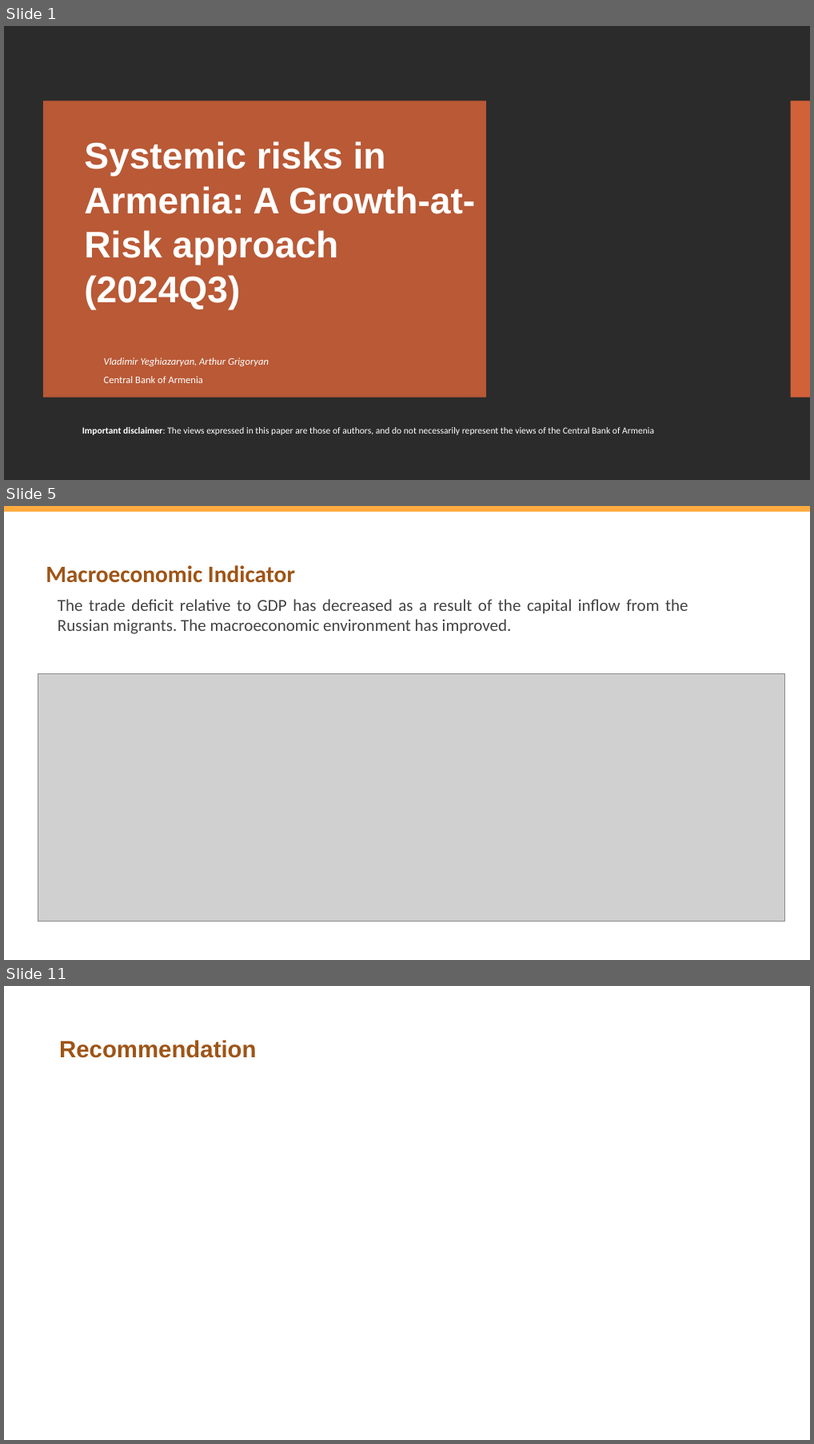
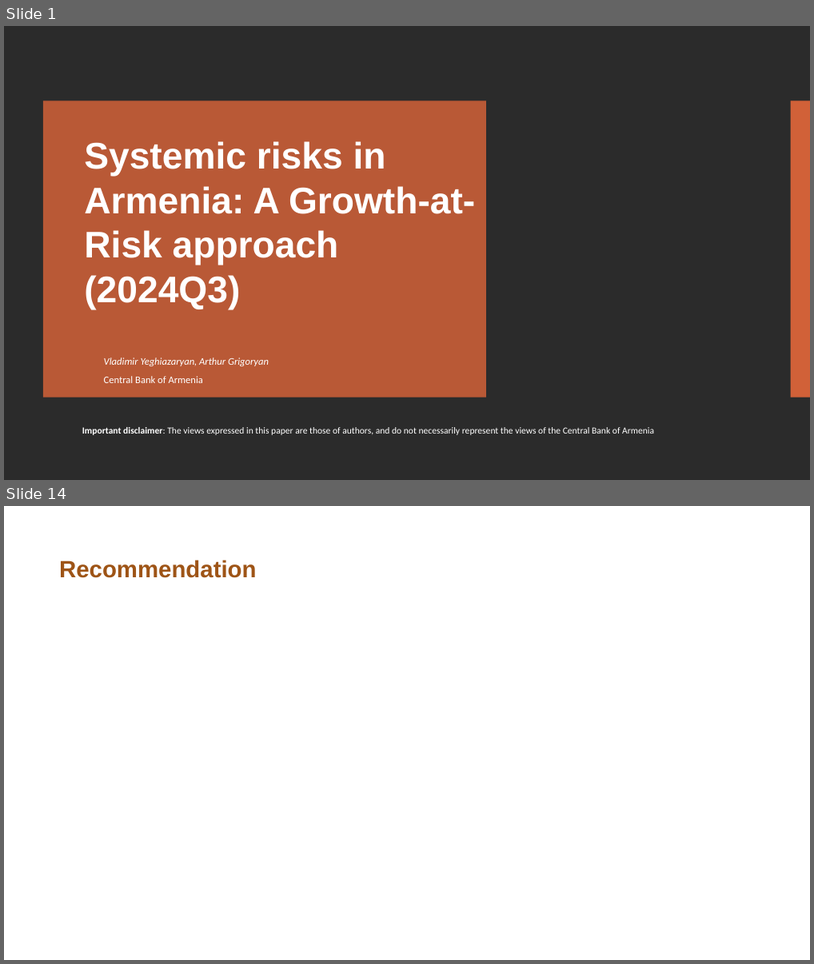
Before and after one commit to vlad-yeghiazaryan/armenian-gar, a slide deck: Presentations/Growth at Risk Armenia periodical 2024Q3.pptx. Shown one above the other, each under a label of ours: slides 1, 5 and 11 before the commit, slides 1 and 14 after it; the slides between them are not shown. The pictures are 814x1444 and 814x964 pixels, drawn with LibreOffice and Linux fonts; fonts in the diff are those of the drawing; grey boxes stand for pictures; background and template pictures are left out; a plain dark background stands for a picture behind light text. Boxes give left, top, right and bottom in pixels: in the first picture for what was removed or moved away, otherwise in the second. Text is boxed around its words. In the diff, an @@ line names an element or a change of style, - is before the commit and + after.

```diff
--- a/Presentations/Growth at Risk Armenia periodical 2024Q3.pptx
+++ b/Presentations/Growth at Risk Armenia periodical 2024Q3.pptx
@@ slide 5 removed at (x1=4, y1=506, x2=810, y2=960), background #FFFFFF @@
@@ rectangle removed at (x1=4, y1=506, x2=810, y2=512) @@
@@ title removed at (x1=46, y1=565, x2=295, y2=583) @@
-Macroeconomic Indicator
@@ text removed at (x1=58, y1=599, x2=689, y2=634) @@
-The trade deficit relative to GDP has decreased as a result of the capital inflow from the Russian migrants. The macroeconomic environment has improved.
@@ picture removed at (x1=38, y1=673, x2=785, y2=921) @@
@@ what was slide 11 is now slide 14 @@
```
Also in this commit, not shown: 6 slides changed, 5 slides added, 5 other slides removed, 17 other files.
